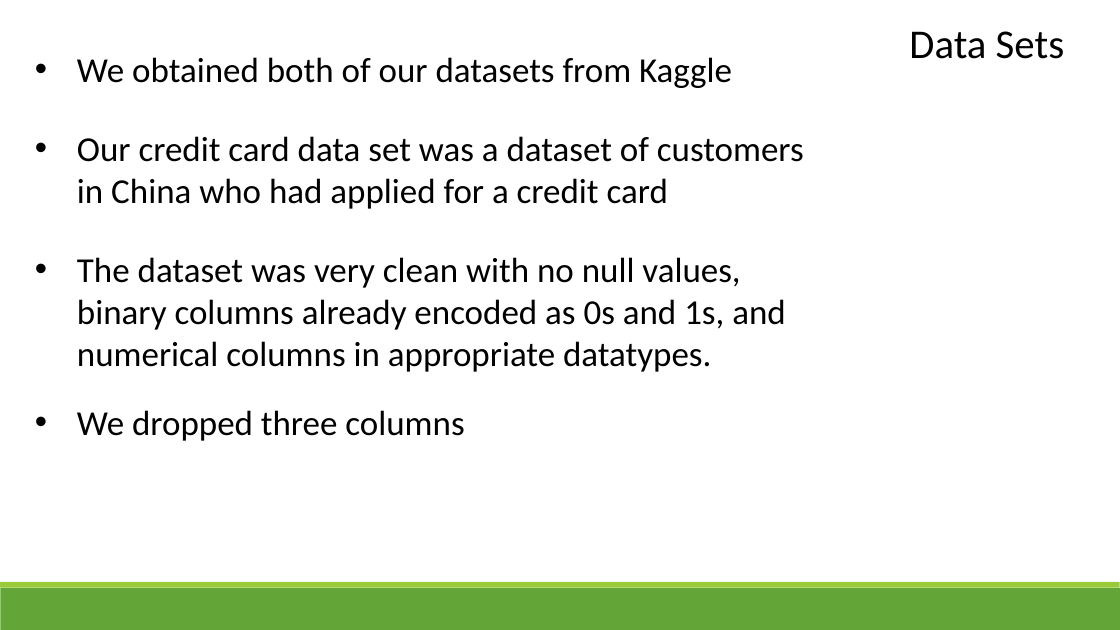
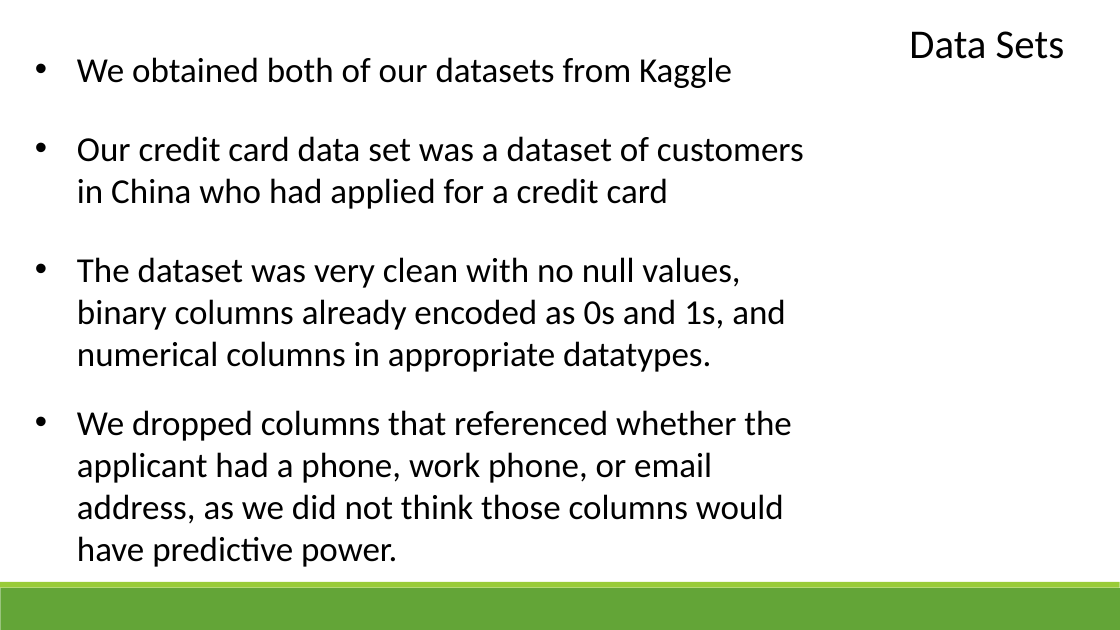
Before and after one commit to G6-2Flyy/DS-Project-4-Group-2, a slide deck: slide 7 of anjum_stuff/Silicon Prairie Bank Presentation.pptx. Drawn at 1120x630 pixels with LibreOffice and Linux fonts; fonts in the diff are those of the drawing. Boxes give left, top, right and bottom in pixels: in the first picture for what was removed or moved away, otherwise in the second. Text is boxed around its words. In the diff, an @@ line names an element or a change of style, - is before the commit and + after.

```diff
--- a/anjum_stuff/Silicon Prairie Bank Presentation.pptx
+++ b/anjum_stuff/Silicon Prairie Bank Presentation.pptx
@@ text at [77,410,791,567]: text changed @@
-• We dropped three columns
+• We dropped columns that referenced whether the applicant had a phone, work phone, or email address, as we did not think those columns would have predictive power.
```
Also in this commit, not shown: 1 other slide changed, 13 slides added, 15 other files.
